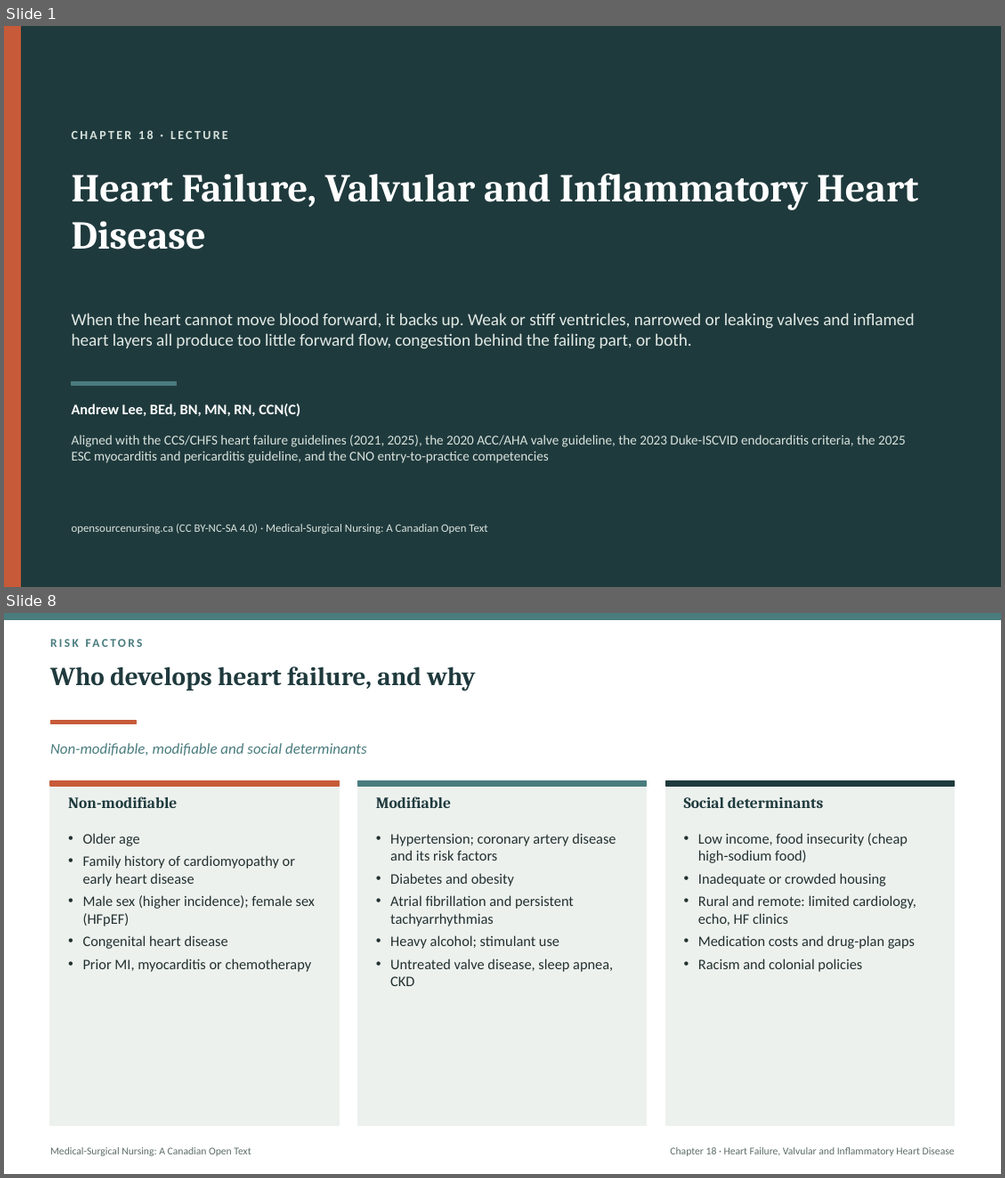
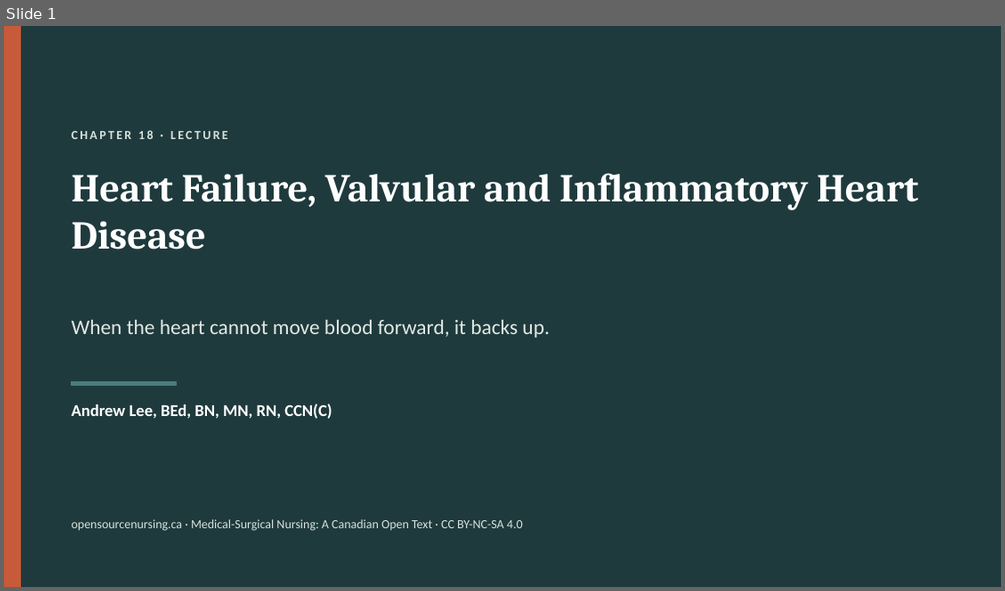
Before and after one commit to andrewleenl/opensourcenursing, a slide deck: Ch18_Heart_Failure_Valvular_and_Inflammatory_Heart_Disease_Lecture_Presentation.pptx. Shown one above the other, each under a label of ours: slides 1 and 8 before the commit, slide 1 after it; the slides between them are not shown. The pictures are 1005x1178 and 1005x591 pixels, drawn with LibreOffice and Linux fonts; fonts in the diff are those of the drawing. Boxes give left, top, right and bottom in pixels: in the first picture for what was removed or moved away, otherwise in the second. Text is boxed around its words. In the diff, an @@ line names an element or a change of style, - is before the commit and + after.

```diff
--- a/Ch18_Heart_Failure_Valvular_and_Inflammatory_Heart_Disease_Lecture_Presentation.pptx
+++ b/Ch18_Heart_Failure_Valvular_and_Inflammatory_Heart_Disease_Lecture_Presentation.pptx
@@ slide 8 removed at bbox=[4, 613, 1001, 1174], background #FFFFFF @@
@@ rectangle removed at bbox=[4, 613, 1001, 620] @@
@@ text removed at bbox=[50, 635, 955, 657] @@
-RISK FACTORS
@@ title removed at bbox=[50, 666, 475, 691] @@
-Who develops heart failure, and why
@@ rectangle removed at bbox=[50, 721, 137, 723] @@
@@ text removed at bbox=[50, 743, 367, 755] @@
-Non-modifiable, modifiable and social determinants
@@ rectangle removed at bbox=[50, 781, 339, 1126] @@
@@ rectangle removed at bbox=[50, 781, 339, 786] @@
@@ text removed at bbox=[68, 796, 177, 808] @@
-Non-modifiable
@@ rectangle removed at bbox=[358, 781, 647, 1126] @@
@@ rectangle removed at bbox=[358, 781, 647, 786] @@
@@ text removed at bbox=[376, 796, 451, 808] @@
-Modifiable
@@ rectangle removed at bbox=[666, 781, 955, 1126] @@
@@ rectangle removed at bbox=[666, 781, 955, 786] @@
@@ text removed at bbox=[684, 797, 823, 808] @@
-Social determinants
@@ text removed at bbox=[83, 833, 315, 972] @@
-• Older age
-• Family history of cardiomyopathy or early heart disease
-• Male sex (higher incidence); female sex (HFpEF)
-• Congenital heart disease
-• Prior MI, myocarditis or chemotherapy
@@ text removed at bbox=[390, 833, 615, 986] @@
-• Hypertension; coronary artery disease and its risk factors
-• Diabetes and obesity
-• Atrial fibrillation and persistent tachyarrhythmias
-• Heavy alcohol; stimulant use
-• Untreated valve disease, sleep apnea, CKD
@@ text removed at bbox=[698, 833, 916, 972] @@
-• Low income, food insecurity (cheap high-sodium food)
-• Inadequate or crowded housing
-• Rural and remote: limited cardiology, echo, HF clinics
-• Medication costs and drug-plan gaps
-• Racism and colonial policies
@@ text removed at bbox=[50, 1147, 251, 1156] @@
-Medical-Surgical Nursing: A Canadian Open Text
@@ text removed at bbox=[670, 1147, 955, 1156] @@
-Chapter 18 · Heart Failure, Valvular and Inflammatory Heart Disease
@@ slide 1 changed as well @@
@@ text at bbox=[72, 320, 549, 338]: text changed; size 16.5 to 20 pt @@
-When the heart cannot move blood forward, it backs up. Weak or stiff ventricles, narrowed or leaking valves and inflamed heart layers all produce too little forward flow, congestion behind the failing part, or both.
+When the heart cannot move blood forward, it backs up.
@@ text "Andrew Lee, BEd, BN, MN, ..." at bbox=[72, 403, 332, 418]: size 14 to 16 pt @@
@@ text removed at bbox=[72, 435, 906, 463] @@
-Aligned with the CCS/CHFS heart failure guidelines (2021, 2025), the 2020 ACC/AHA valve guideline, the 2023 Duke-ISCVID endocarditis criteria, the 2025 ESC myocarditis and pericarditis guideline, and the CNO entry-to-practice competencies
@@ text at bbox=[72, 519, 523, 531]: text changed; size 11 to 12 pt @@
-opensourcenursing.ca (CC BY-NC-SA 4.0) · Medical-Surgical Nursing: A Canadian Open Text
+opensourcenursing.ca · Medical-Surgical Nursing: A Canadian Open Text · CC BY-NC-SA 4.0
```
Also in this commit, not shown: 5 other slides changed, 38 slides added, 43 other slides removed, 1 other file.
